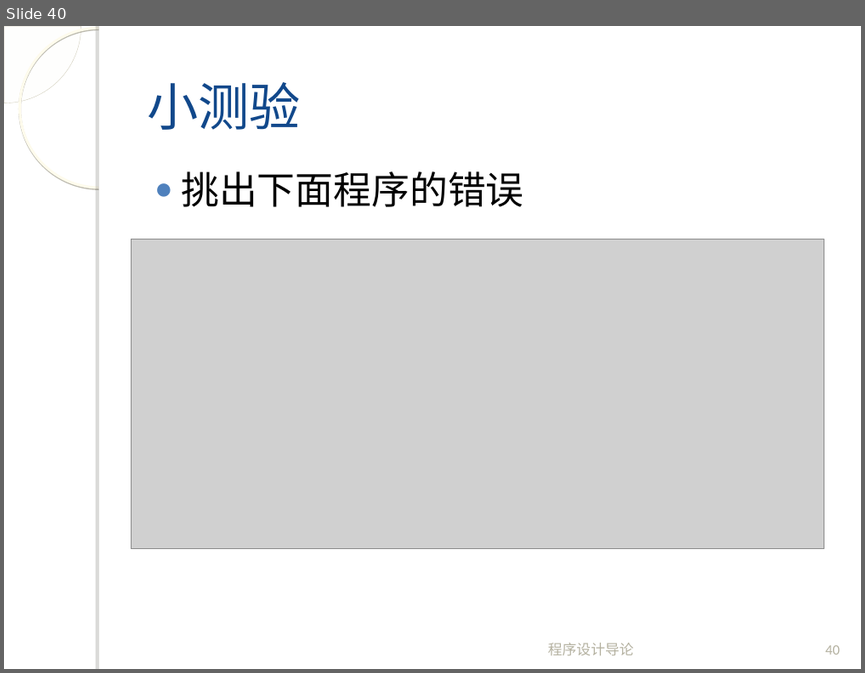
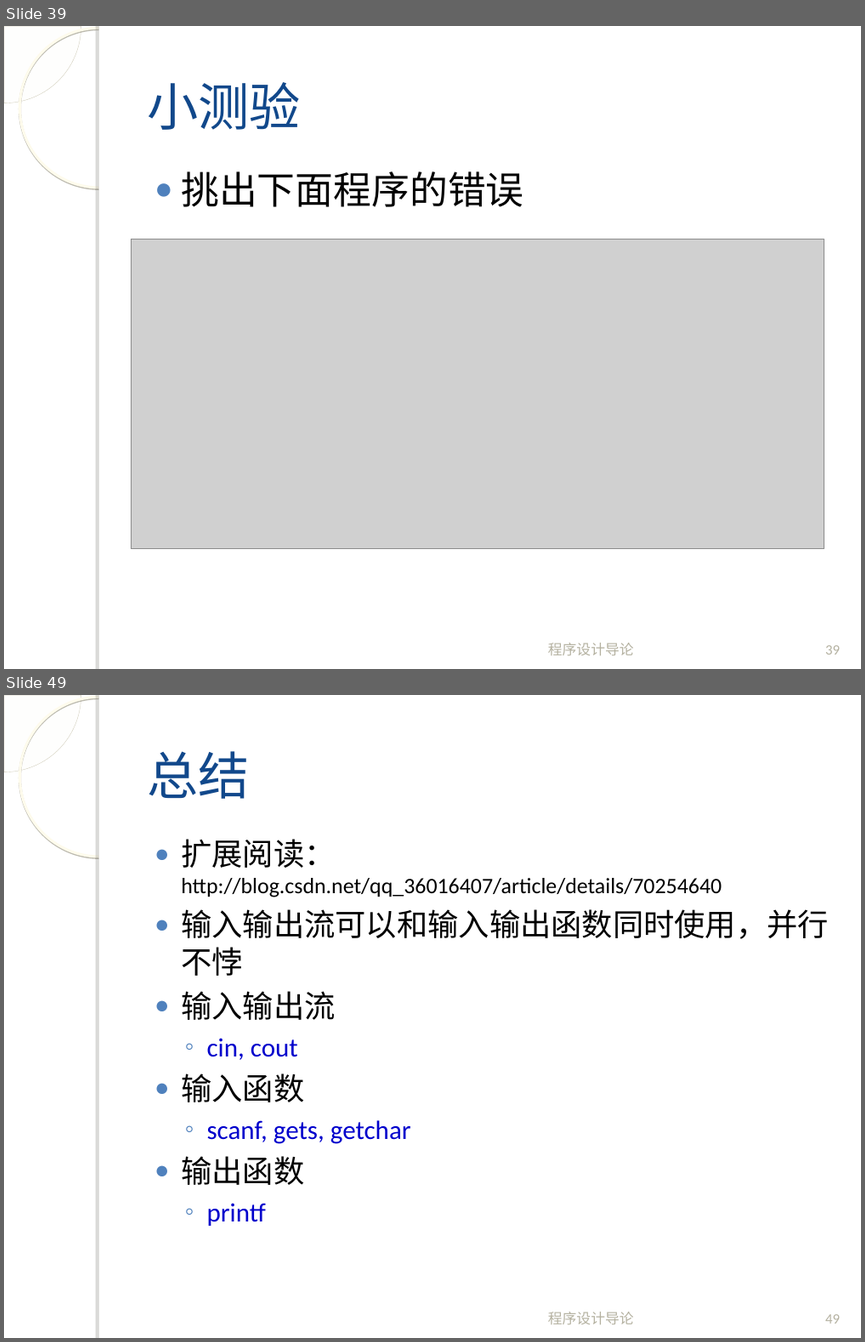
Before and after one commit to fanju1984/introduction-to-programming, a slide deck: introduction-to-programming/slides/2018/03-Data-And-C-1.ppt. Shown one above the other, each under a label of ours: slide 40 before the commit, slides 39 and 49 after it; the slides between them are not shown. The pictures are 865x673 and 865x1342 pixels, drawn with LibreOffice and Linux fonts; fonts in the diff are those of the drawing; grey boxes stand for pictures; background and template pictures are left out. Boxes give left, top, right and bottom in pixels: in the first picture for what was removed or moved away, otherwise in the second. Text is boxed around its words. In the diff, an @@ line names an element or a change of style, - is before the commit and + after.

```diff
--- a/introduction-to-programming/slides/2018/03-Data-And-C-1.ppt
+++ b/introduction-to-programming/slides/2018/03-Data-And-C-1.ppt
@@ slide 49 added at (x1=4, y1=695, x2=861, y2=1338), background picture (left out); not listed: 4 template elements that a slide beside it also shows @@
@@ title added at (x1=147, y1=751, x2=249, y2=799), 43 pt, text #11488B @@
+总结
@@ text added at (x1=181, y1=839, x2=828, y2=1225), 18.5 pt, text #000000 @@
+● 扩展阅读： http://blog.csdn.net/qq_36016407/article/details/70254640
+● 输入输出流可以和输入输出函数同时使用，并行不悖
+● 输入输出流
+  ◦ cin, cout
+● 输入函数
+  ◦ scanf, gets, getchar
+● 输出函数
+  ◦ printf
@@ text added at (x1=548, y1=1311, x2=634, y2=1324), 12 pt, text #B4B1A0 @@
+程序设计导论
@@ page number added at (x1=825, y1=1314, x2=840, y2=1323), 12 pt, text #B4B1A0 @@
+49
@@ what was slide 40 is now slide 39 @@
@@ page number at (x1=825, y1=645, x2=840, y2=654): text changed @@
-40
+39
```
Also in this commit, not shown: 2 slides changed, 9 other slides added, 11 slides removed, 1 other file.
